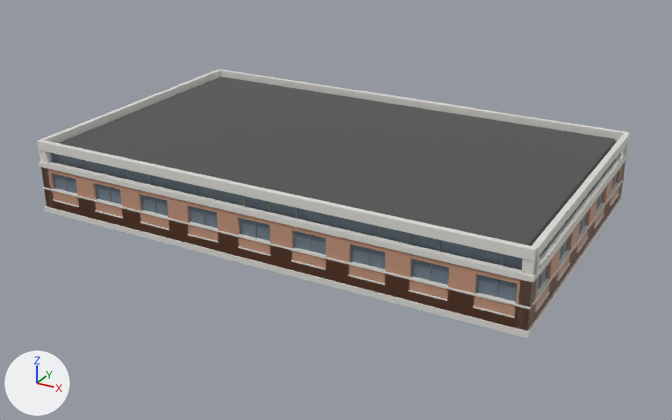
The glTF model presentacion/public/bavaria/modelos/torre.glb, before and after one commit.
Before and after are seen from a 50 mm camera at (23.5, -42.9, 21.2) aimed at (0.2, -0.4, 0.0). The axes (+X, +Y, +Z) are drawn at lower left. The lights are the same throughout. The first picture is the older version.

In view in the first picture: 'baja', 'cubierta', 'piso' and 1 more.
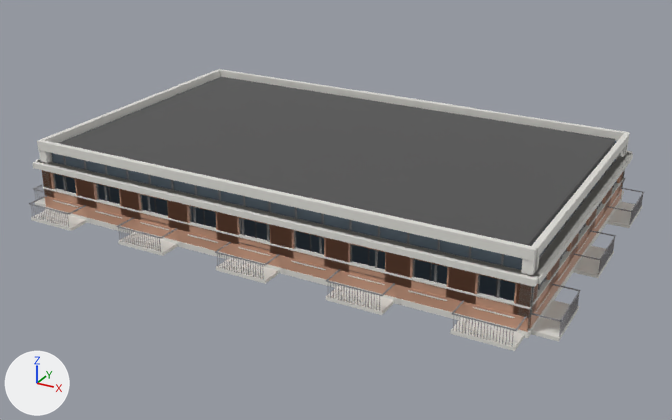
Edits to the scene script, one JSON object a line:
```json
{"op": "add", "block": "mat_metal", "code": ["mat_metal = principled_material('metal')", "mat_metal.base_color = (0.25, 0.25, 0.27)  # grey #89898e"]}
{"op": "add", "block": "mat_baranda", "code": ["mat_baranda = principled_material('baranda')", "mat_baranda.base_color = (0.6, 0.7, 0.75)  # pale blue #cbdae1"]}
{"op": "add", "block": "me_piso_c", "code": ["me_piso_c = bpy.data.meshes.new('piso_C')", "me_piso_c.from_pydata(...)  # 4432 vertices, 7236 faces; spans x -15.3..15.3, y -9.8..9.8, z 0.0..3.0", "# faces by material slot: [1008, 336, 1008, 240, 4632, 12]", "me_piso_c.materials.append(mat_muro)  # brown #c4957c", "me_piso_c.materials.append(mat_vidrio)  # greyish blue #6c7c89", "me_piso_c.materials.append(mat_marco)  # grey #7c7c7c", "me_piso_c.materials.append(mat_losa)  # light grey #e1dfda", "me_piso_c.materials.append(mat_metal)  # grey #89898e", "me_piso_c.materials.append(mat_oscuro)  # dark grey #505050"]}
{"op": "add", "block": "me_piso_b", "code": ["me_piso_b = bpy.data.meshes.new('piso_B')", "me_piso_b.from_pydata(...)  # 688 vertices, 1068 faces; spans x -14.4..14.4, y -8.9..8.9, z 0.0..3.0", "# faces by material slot: [144, 48, 816, 48, 12]", "me_piso_b.materials.append(mat_muro)  # brown #c4957c", "me_piso_b.materials.append(mat_vidrio)  # greyish blue #6c7c89", "me_piso_b.materials.append(mat_marco)  # grey #7c7c7c", "me_piso_b.materials.append(mat_losa)  # light grey #e1dfda", "me_piso_b.materials.append(mat_oscuro)  # dark grey #505050"]}
{"op": "add", "block": "me_piso_a", "code": ["me_piso_a = bpy.data.meshes.new('piso_A')", "me_piso_a.from_pydata(...)  # 1664 vertices, 3084 faces; spans x -14.1..14.1, y -8.6..8.6, z 0.0..3.0", "# faces by material slot: [1248, 288, 336, 1008, 96, 96, 12]", "me_piso_a.materials.append(mat_muro)  # brown #c4957c", "me_piso_a.materials.append(mat_losa)  # light grey #e1dfda", "me_piso_a.materials.append(mat_vidrio)  # greyish blue #6c7c89", "me_piso_a.materials.append(mat_marco)  # grey #7c7c7c", "me_piso_a.materials.append(mat_baranda)  # pale blue #cbdae1", "me_piso_a.materials.append(mat_metal)  # grey #89898e", "me_piso_a.materials.append(mat_oscuro)  # dark grey #505050"]}
{"op": "add", "block": "ob_piso_c", "code": ["ob_piso_c = bpy.data.objects.new('piso_C', me_piso_c)", "ob_piso_c.location = (0.0, 0.0, 0.0)"]}
{"op": "add", "block": "ob_piso_b", "code": ["ob_piso_b = bpy.data.objects.new('piso_B', me_piso_b)", "ob_piso_b.location = (0.0, 0.0, 0.0)"]}
{"op": "add", "block": "ob_piso_a", "code": ["ob_piso_a = bpy.data.objects.new('piso_A', me_piso_a)", "ob_piso_a.location = (0.0, 0.0, 0.0)"]}
```

What differs and where, as boxes [x1, y1, x2, y2] in the pictures (672 x 420 px):
```json
{"object": "piso_B", "change": "added", "after": [32, 151, 633, 332], "faces in mat_muro (brown #c4957c)": [42, 170, 624, 332], "faces in mat_losa (light grey #e1dfda)": [32, 151, 633, 287], "faces in mat_vidrio (greyish blue #6c7c89)": [55, 175, 584, 301], "faces in mat_marco (grey #7c7c7c)": [63, 170, 625, 317]}
{"object": "piso_C", "change": "added", "after": [29, 153, 644, 351], "faces in mat_losa (light grey #e1dfda)": [31, 153, 642, 351], "faces in mat_metal (grey #89898e)": [29, 178, 644, 346], "faces in mat_muro (brown #c4957c)": [43, 172, 622, 320], "faces in mat_vidrio (greyish blue #6c7c89)": [55, 177, 582, 301], "faces in mat_marco (grey #7c7c7c)": [64, 176, 613, 297]}
{"object": "piso_A", "change": "added", "after": [42, 152, 629, 327], "on screen": "mostly hidden", "faces in mat_muro (brown #c4957c)": [42, 171, 623, 327], "faces in mat_losa (light grey #e1dfda)": [49, 152, 629, 318], "faces in mat_vidrio (greyish blue #6c7c89)": [55, 174, 616, 300], "faces in mat_marco (grey #7c7c7c)": [53, 174, 617, 296]}
{"object": "piso", "change": "unchanged, covered by the edit", "before": [38, 152, 628, 331], "after": [42, 171, 623, 318]}
```
